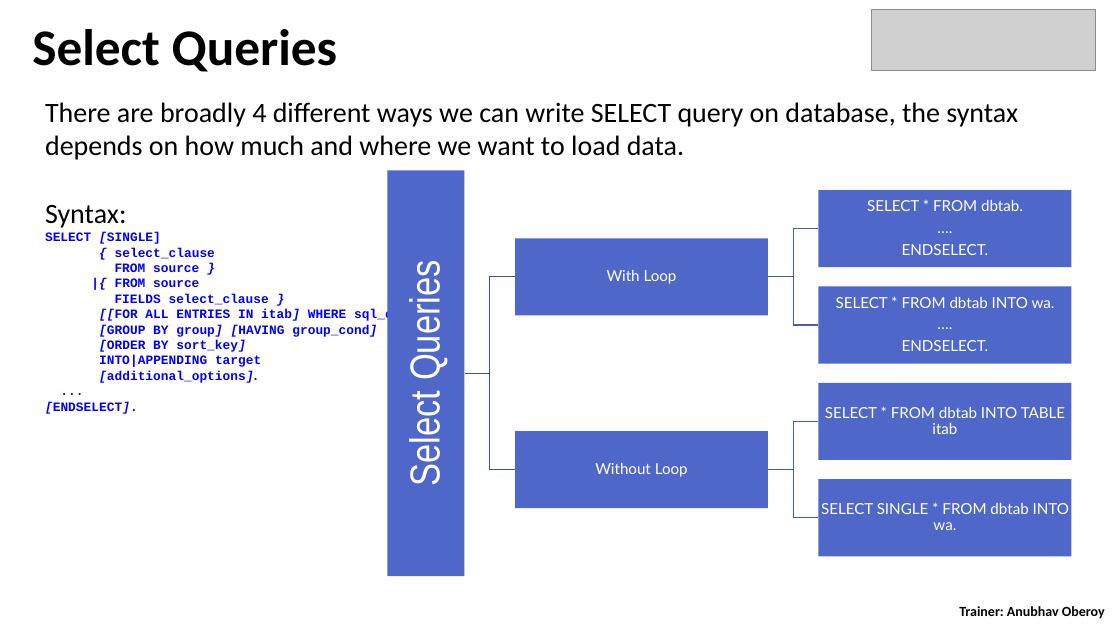
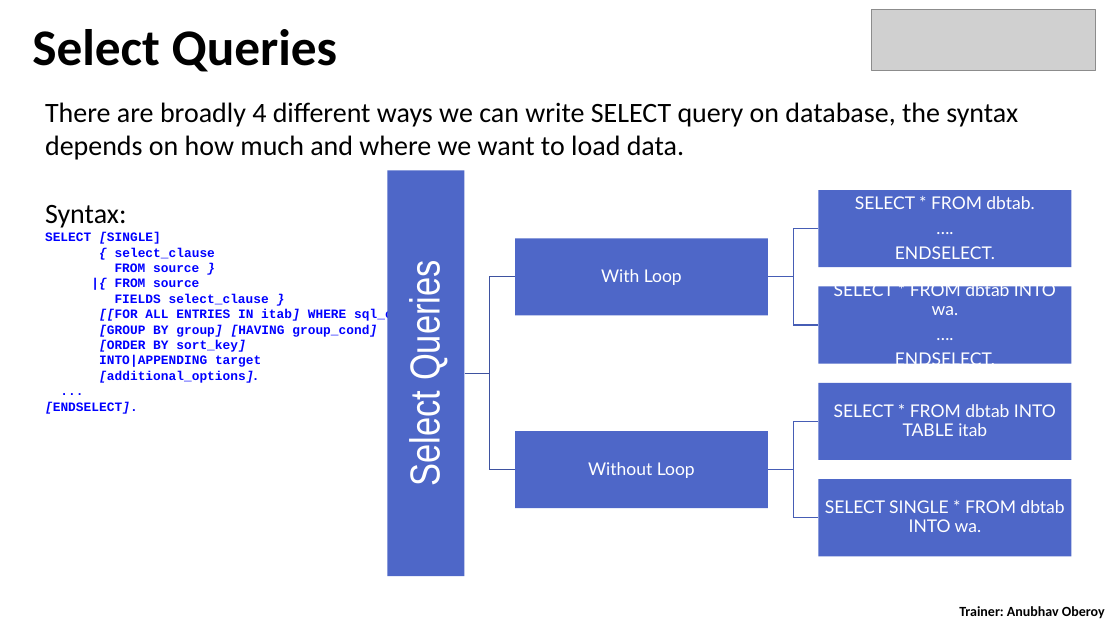
Before and after one commit to Grayser93/S4D400_Introduction_to_ABAP_on_S4HANA, a slide deck: slide 32 of day 3/S4D400 - Day 3.pptx. Drawn at 1120x630 pixels with LibreOffice and Linux fonts; fonts in the diff are those of the drawing; grey boxes stand for pictures. Boxes give left, top, right and bottom in pixels: in the first picture for what was removed or moved away, otherwise in the second. Text is boxed around its words. In the diff, an @@ line names an element or a change of style, - is before the commit and + after.

```diff
--- a/day 3/S4D400 - Day 3.pptx
+++ b/day 3/S4D400 - Day 3.pptx
@@ size 13 to 15 pt in 6 elements at <box>601,269,682,285</box>, <box>855,196,1034,259</box>, <box>834,281,1056,369</box>, <box>588,462,695,478</box>, <box>834,404,1056,436</box>, <box>825,500,1064,532</box> @@
```
Also in this commit, not shown: 6 other slides changed, 3 other files.
